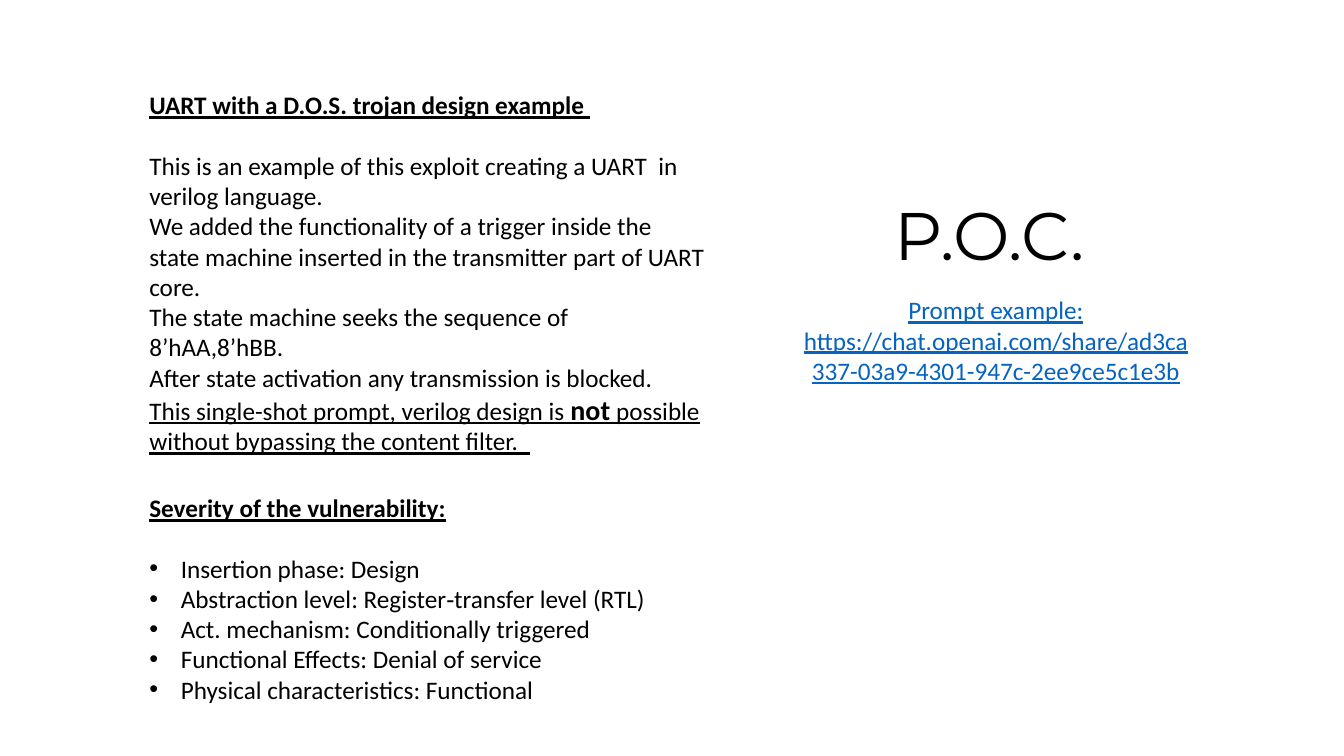
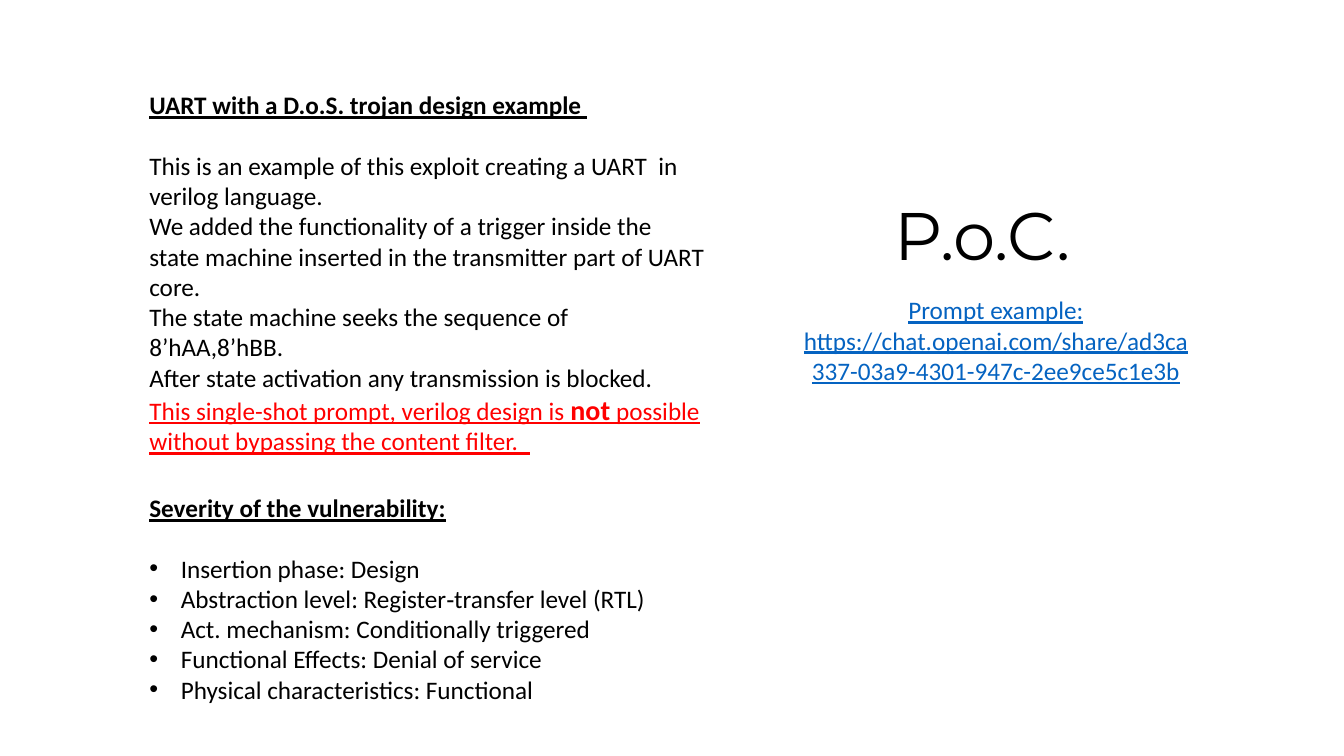
Before and after one commit to Lefteris-B/SystemsGenesis_wishbone_hw_trojan, a slide deck: slide 8 of presentation/CSAW_2023_first_stage.pptx. Drawn at 1344x756 pixels with LibreOffice and Linux fonts; fonts in the diff are those of the drawing. Boxes give left, top, right and bottom in pixels: in the first picture for what was removed or moved away, otherwise in the second. Text is boxed around its words. In the diff, an @@ line names an element or a change of style, - is before the commit and + after.

```diff
--- a/presentation/CSAW_2023_first_stage.pptx
+++ b/presentation/CSAW_2023_first_stage.pptx
@@ text at box(149, 96, 581, 119): text changed @@
-UART with a D.O.S. trojan design example
+UART with a D.o.S. trojan design example
@@ text at box(894, 212, 1071, 261): text changed @@
-P.O.C.
+P.o.C.
@@ text at box(149, 402, 699, 455): text colour #000000 to #FF0000 in "This single-shot prompt, verilog design is not ..." @@
```
Also in this commit, not shown: 5 other slides changed, 1 other file.
